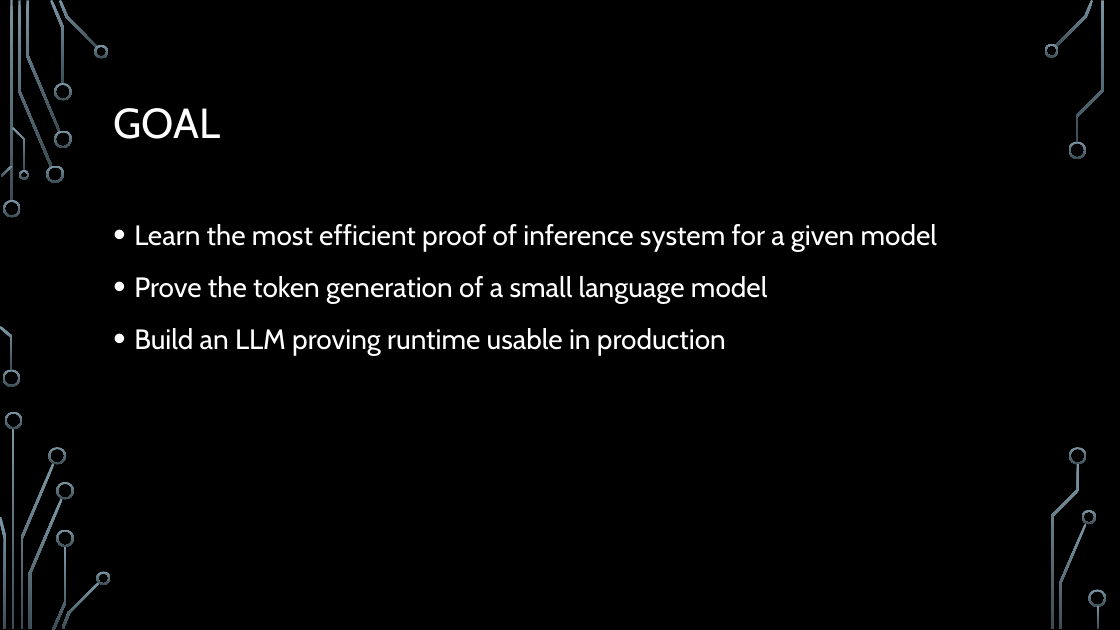
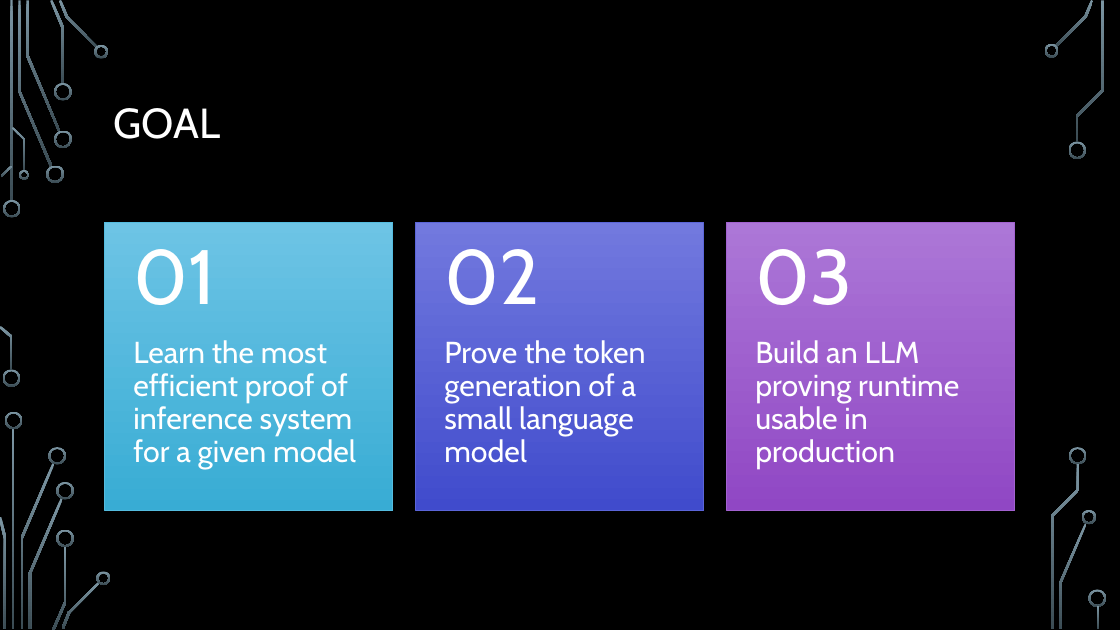
Before and after one commit to igorperic17/nomopoly, a slide deck: slide 4 of deck/zk-hack-berlin.pptx. Drawn at 1120x630 pixels with LibreOffice and Linux fonts; fonts in the diff are those of the drawing; background and template pictures are left out. Boxes give left, top, right and bottom in pixels: in the first picture for what was removed or moved away, otherwise in the second. Text is boxed around its words. In the diff, an @@ line names an element or a change of style, - is before the commit and + after.

```diff
--- a/deck/zk-hack-berlin.pptx
+++ b/deck/zk-hack-berlin.pptx
@@ text removed at bbox=[134, 224, 937, 356] @@
-• Learn the most efficient proof of inference system for a given model
-• Prove the token generation of a small language model
-• Build an LLM proving runtime usable in production
@@ group added at bbox=[105, 223, 1015, 512]: 6 texts, 3 rectangles @@
+Learn the most efficient proof of inference system for a given model
+01
+Prove the token generation of a small language model
+02
+Build an LLM proving runtime usable in production
+03
```
Also in this commit, not shown: 4 other slides changed, 4 slides added, 25 other files.
